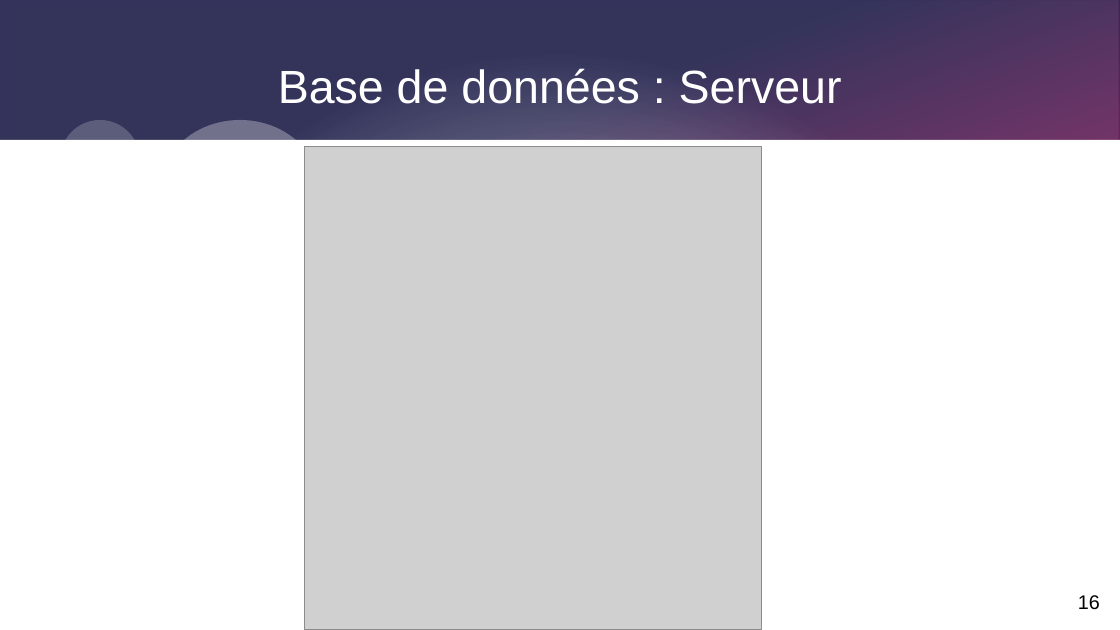
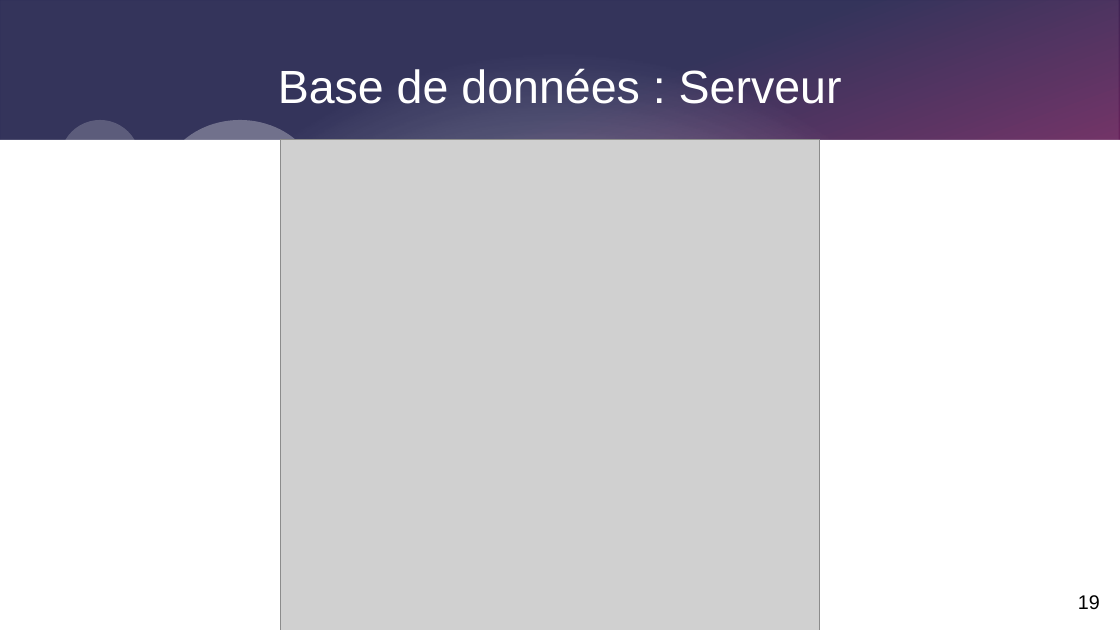
Before and after one commit to Corentinh2/PROJET_GESTIONNAIRE_DE_CHARGE, a slide deck: slide 19 of Diapo_revue1_projet.odp (slide 16 before the commit). Drawn at 1120x630 pixels with LibreOffice and Linux fonts; fonts in the diff are those of the drawing; grey boxes stand for pictures. Boxes give left, top, right and bottom in pixels: in the first picture for what was removed or moved away, otherwise in the second. Text is boxed around its words. In the diff, an @@ line names an element or a change of style, - is before the commit and + after.

```diff
--- a/Diapo_revue1_projet.odp
+++ b/Diapo_revue1_projet.odp
@@ picture: place and size @@
-picture at (304,146,762,630)
+picture at (281,140,820,630)
@@ page number at (1078,595,1100,609): text changed @@
-16
+19
```
Also in this commit, not shown: 6 other slides changed, 3 slides added, 1 slide removed, 5 other files.
